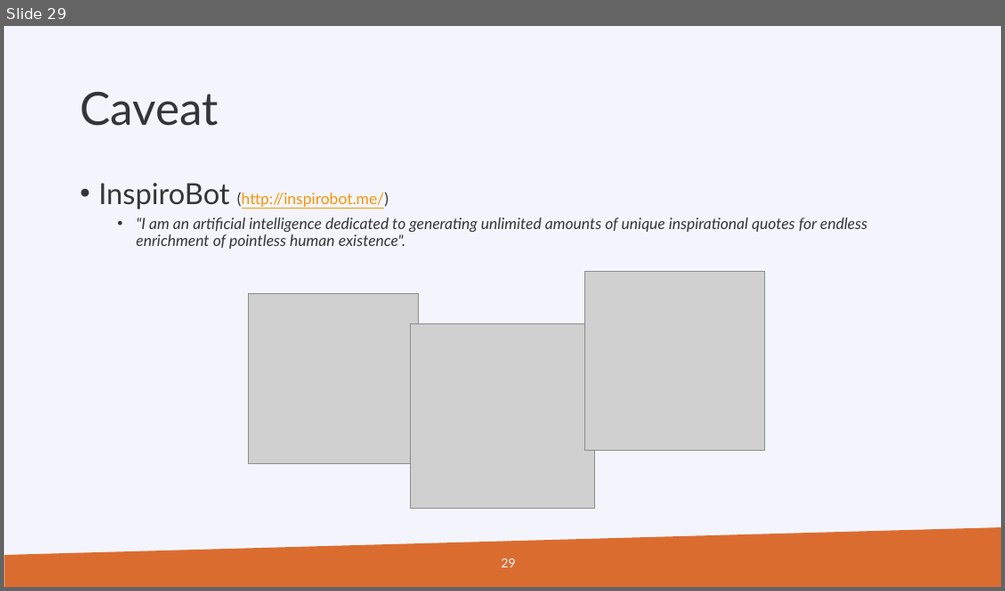
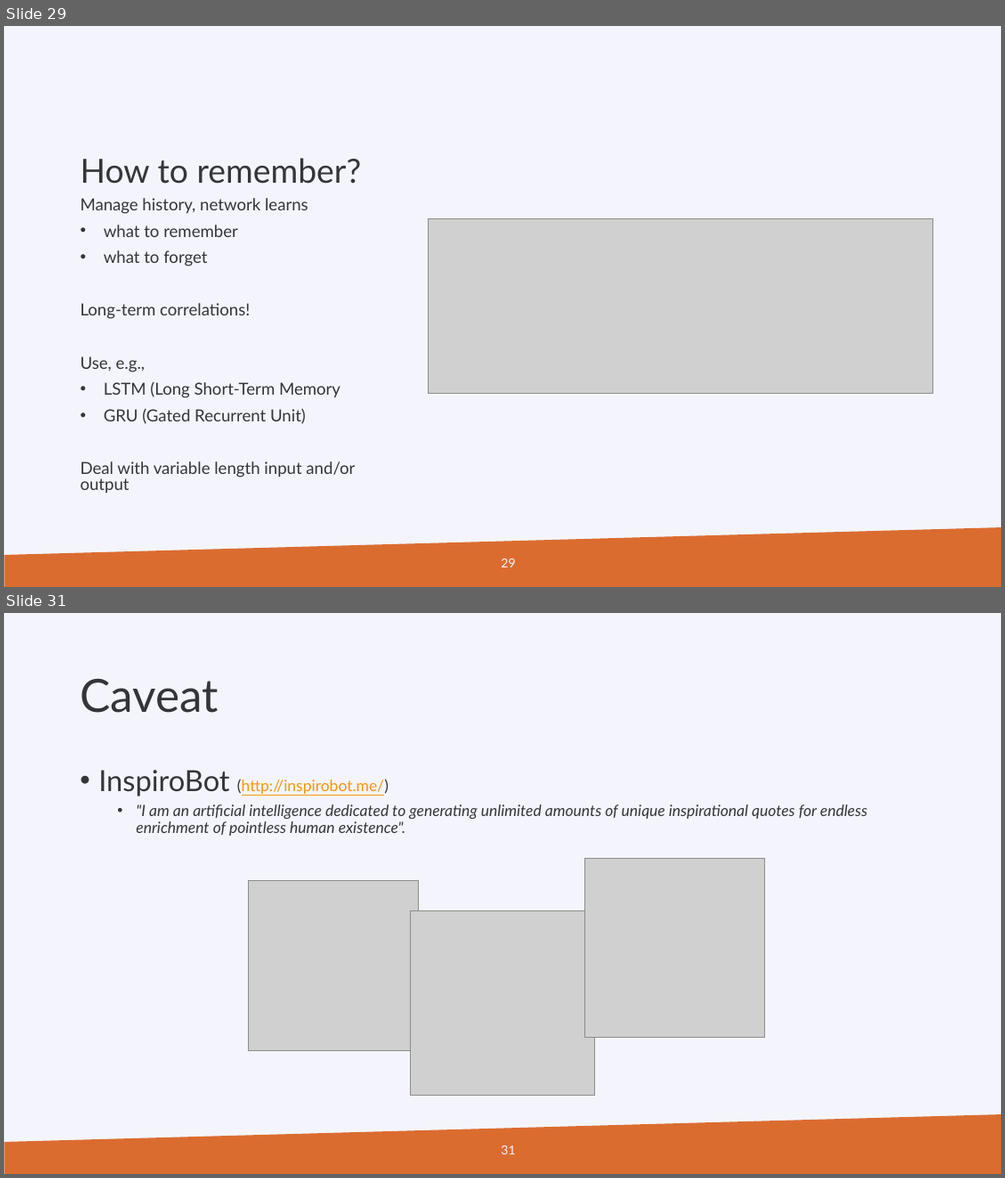
Before and after one commit to gjbex/PRACE_ML, a slide deck: prace_days_ml_2019.pptx. Shown one above the other, each under a label of ours: slide 29 before the commit, slides 29 and 31 after it; the slides between them are not shown. The pictures are 1005x591 and 1005x1178 pixels, drawn with LibreOffice and Linux fonts; fonts in the diff are those of the drawing; grey boxes stand for pictures; background and template pictures are left out. Boxes give left, top, right and bottom in pixels: in the first picture for what was removed or moved away, otherwise in the second. Text is boxed around its words. In the diff, an @@ line names an element or a change of style, - is before the commit and + after.

```diff
--- a/prace_days_ml_2019.pptx
+++ b/prace_days_ml_2019.pptx
@@ slide 29 added at (x1=4, y1=26, x2=1001, y2=587), background #F4F5FC; not listed: 1 template element that a slide beside it also shows @@
@@ title added at (x1=81, y1=158, x2=362, y2=184), 32 pt, text #333639 @@
+How to remember?
@@ text added at (x1=81, y1=198, x2=355, y2=492), 16 pt, text #333639 @@
+Manage history, network learns
+• what to remember
+• what to forget
+Long-term correlations!
+Use, e.g.,
+• LSTM (Long Short-Term Memory
+• GRU (Gated Recurrent Unit)
+Deal with variable length input and/or output
@@ picture added at (x1=428, y1=219, x2=933, y2=394) @@
@@ page number added at (x1=501, y1=558, x2=515, y2=567), 12 pt, text #F4F5FC @@
+29
@@ what was slide 29 is now slide 31 @@
@@ page number at (x1=501, y1=1145, x2=515, y2=1154): text changed @@
-29
+31
```
Also in this commit, not shown: 3 slides changed, 1 other slide added.
